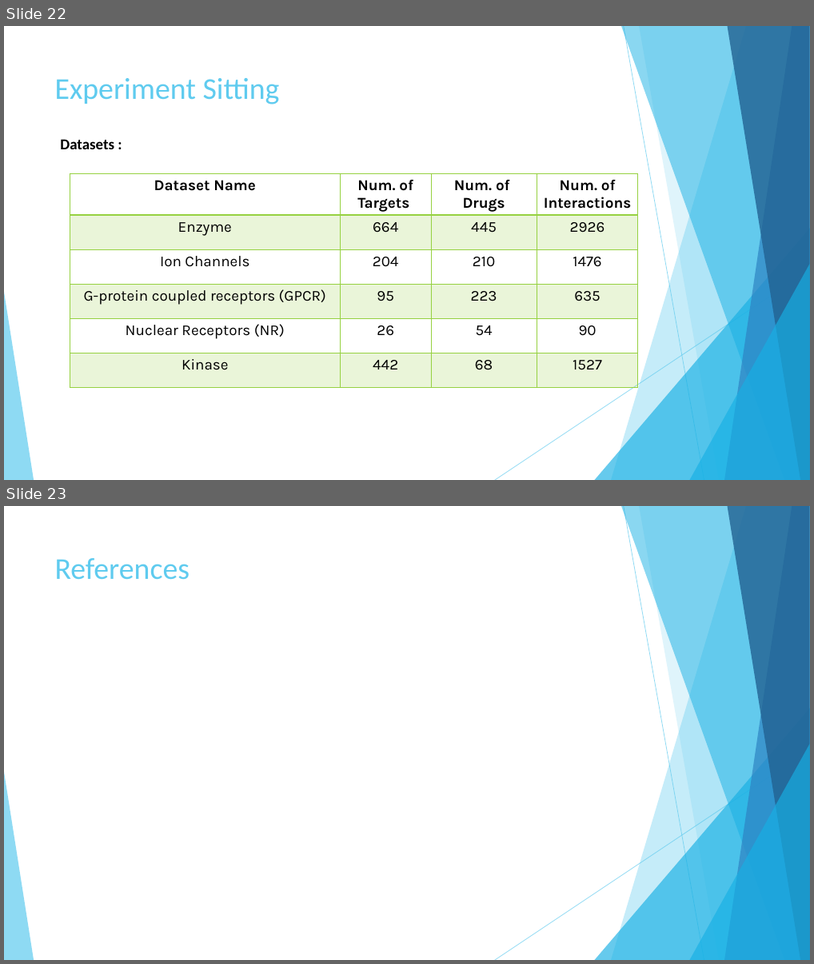
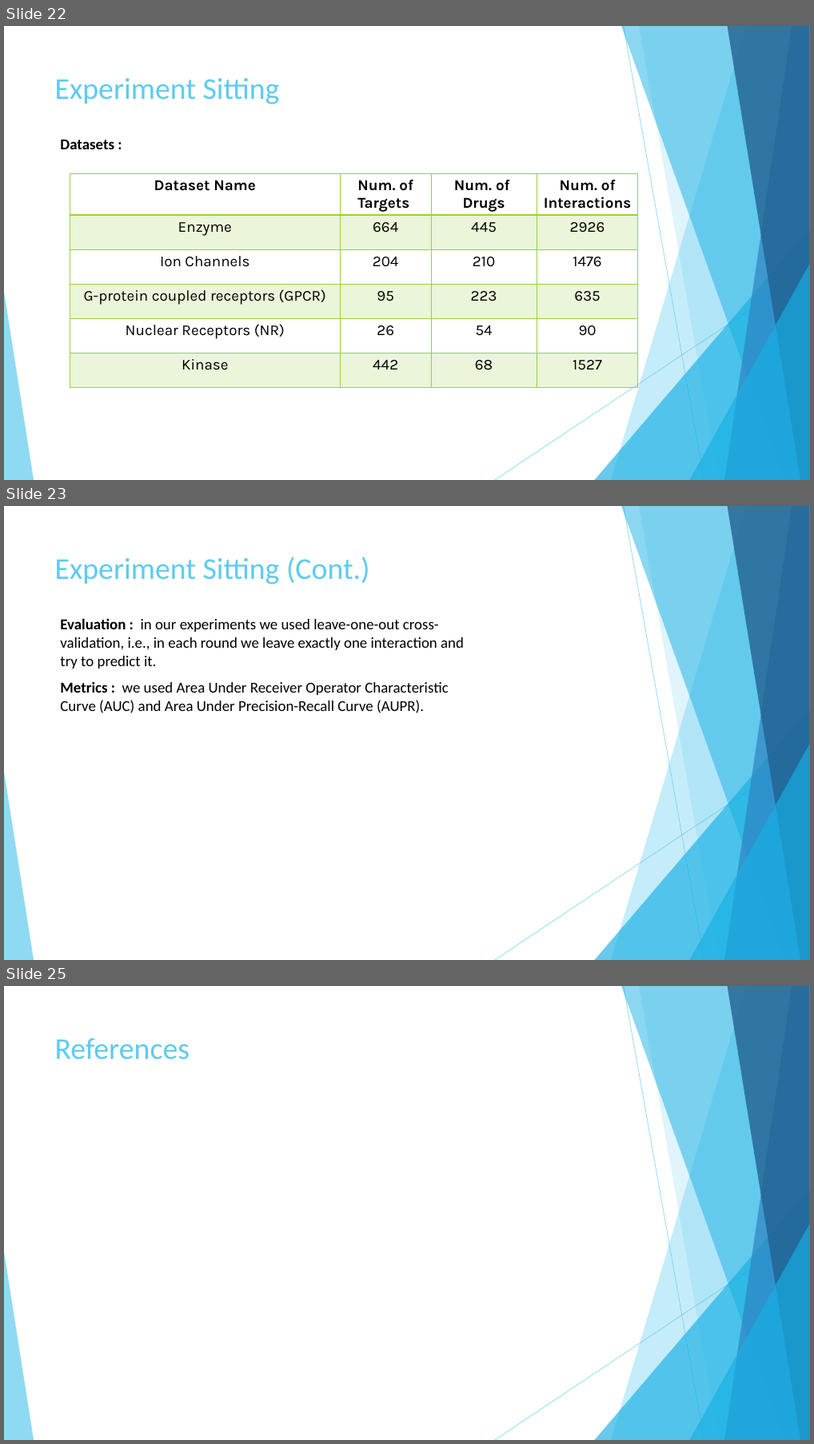
Before and after one commit to AbdullahAlZoabi/Drug-Target-Interaction-Prediction, a slide deck: Drug-Target Interaction Prediction.pptx. Shown one above the other, each under a label of ours: slides 22 and 23 before the commit, slides 22, 23 and 25 after it; the slides between them are not shown. The pictures are 814x964 and 814x1444 pixels, drawn with LibreOffice and Linux fonts; fonts in the diff are those of the drawing. Boxes give left, top, right and bottom in pixels: in the first picture for what was removed or moved away, otherwise in the second. Text is boxed around its words. In the diff, an @@ line names an element or a change of style, - is before the commit and + after.

```diff
--- a/Drug-Target Interaction Prediction.pptx
+++ b/Drug-Target Interaction Prediction.pptx
@@ slide 23 added at (4,506,810,960), background #FFFFFF; not listed: 10 template elements that a slide beside it also shows @@
@@ title added at (55,556,370,584), 36 pt, text #5FCBEF @@
+Experiment Sitting (Cont.)
@@ text added at (60,618,464,713), 18 pt, text #000000 @@
+Evaluation : in our experiments we used leave-one-out cross-validation, i.e., in each round we leave exactly one interaction and try to predict it.
+Metrics : we used Area Under Receiver Operator Characteristic Curve (AUC) and Area Under Precision-Recall Curve (AUPR).
@@ what was slide 23 is now slide 25 @@
```
Also in this commit, not shown: 1 other slide added, 1 other file.
